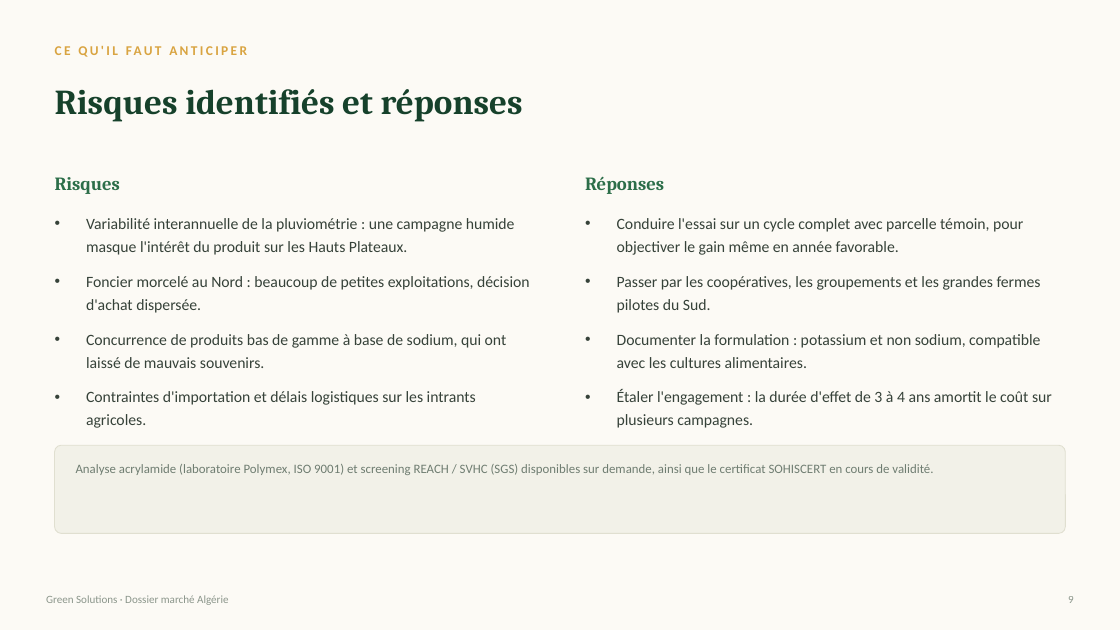
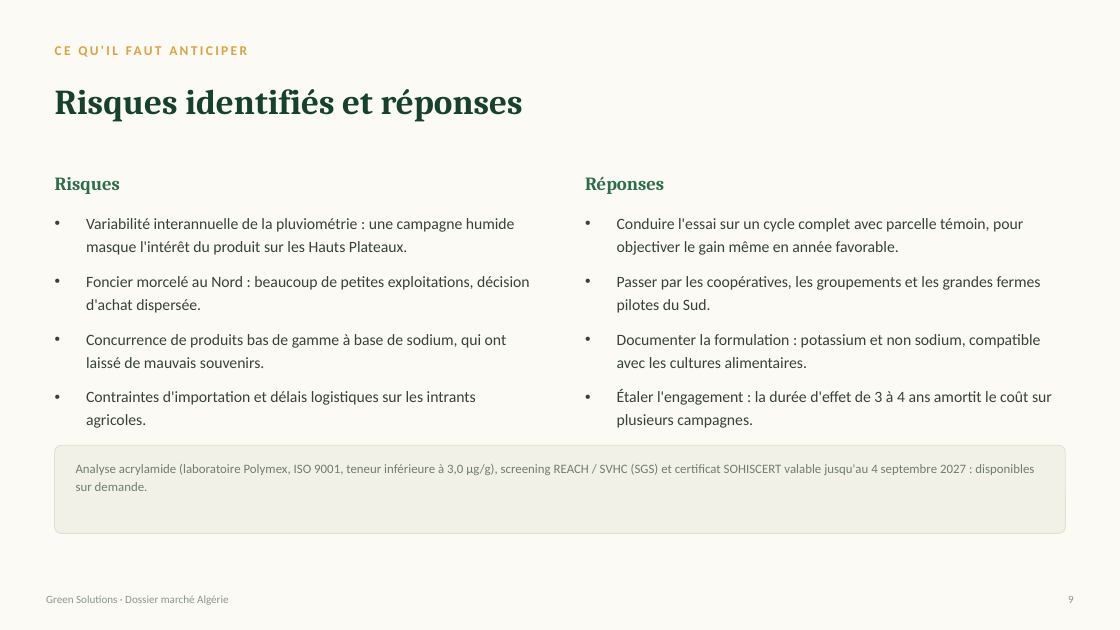
Before and after one commit to Gabes2705/green-solutions-web, a slide deck: slide 10 of public/documents/countries/algerie.pptx. Drawn at 1120x630 pixels with LibreOffice and Linux fonts; fonts in the diff are those of the drawing. Boxes give left, top, right and bottom in pixels: in the first picture for what was removed or moved away, otherwise in the second. Text is boxed around its words. In the diff, an @@ line names an element or a change of style, - is before the commit and + after.

```diff
--- a/public/documents/countries/algerie.pptx
+++ b/public/documents/countries/algerie.pptx
@@ text at (76, 464, 1034, 491): text changed @@
-Analyse acrylamide (laboratoire Polymex, ISO 9001) et screening REACH / SVHC (SGS) disponibles sur demande, ainsi que le certificat SOHISCERT en cours de validité.
+Analyse acrylamide (laboratoire Polymex, ISO 9001, teneur inférieure à 3,0 µg/g), screening REACH / SVHC (SGS) et certificat SOHISCERT valable jusqu'au 4 septembre 2027 : disponibles sur demande.
```
Also in this commit, not shown: 17 other files.
